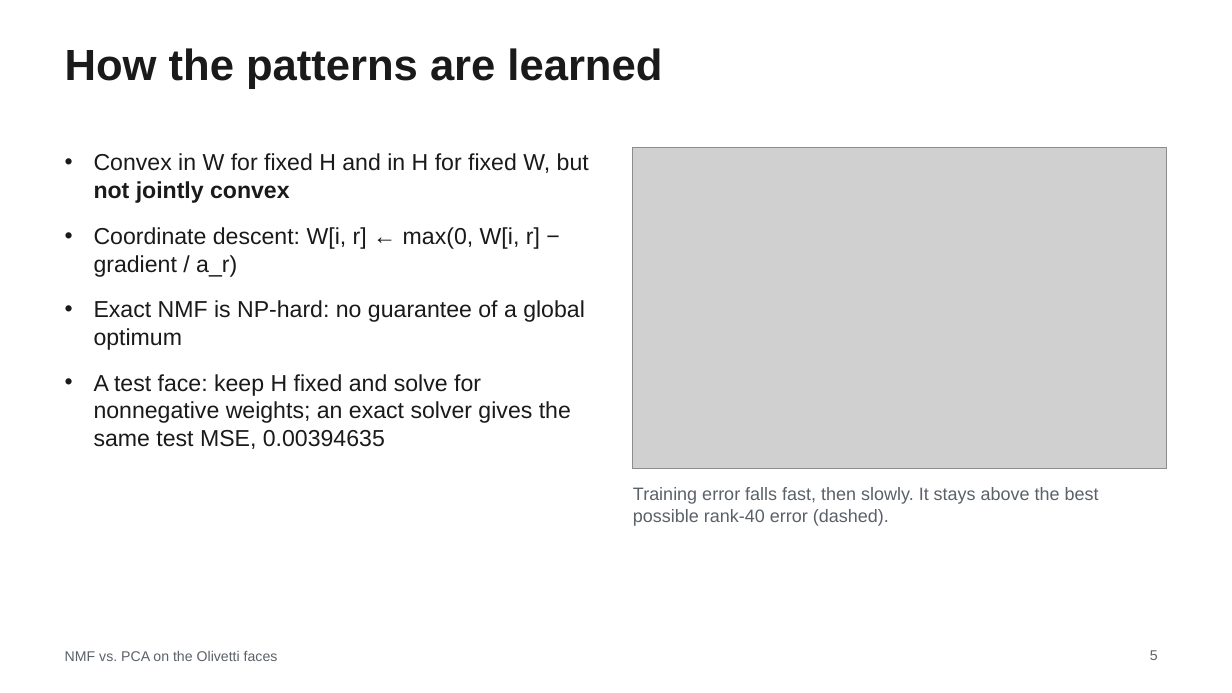
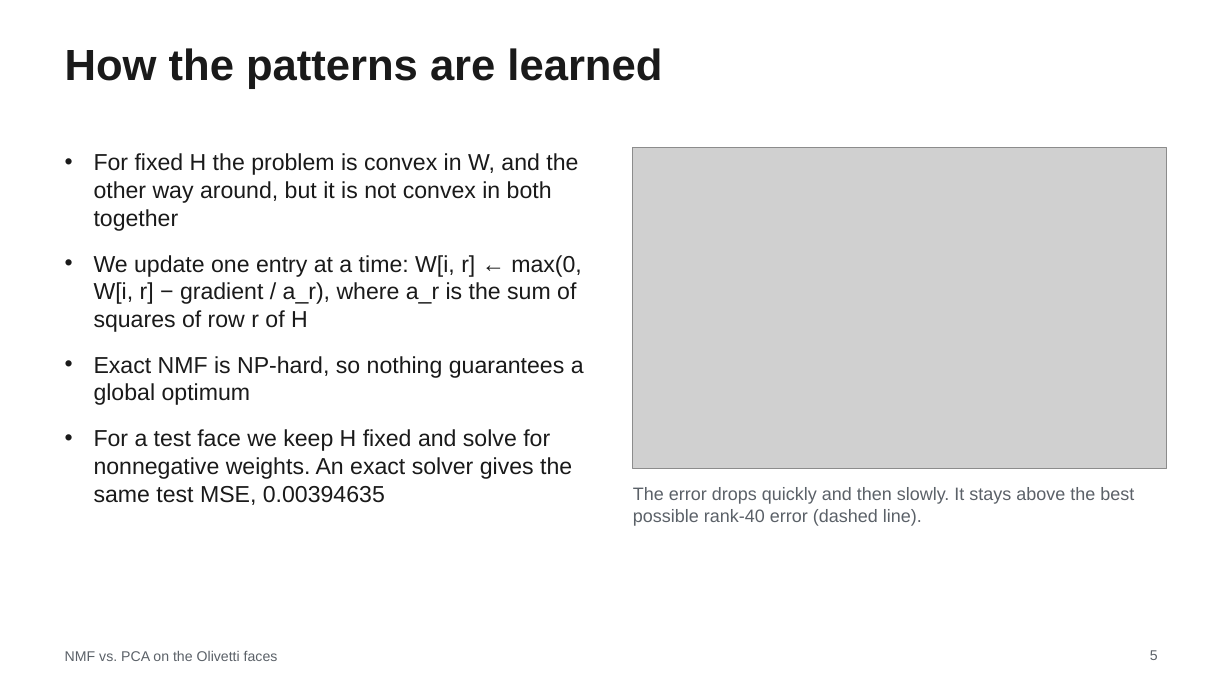
Before and after one commit to MachineWJQ6657/pca-vs-nmf, a slide deck: slide 5 of slides/STOR565_Slides.pptx. Drawn at 1232x693 pixels with LibreOffice and Linux fonts; fonts in the diff are those of the drawing; grey boxes stand for pictures. Boxes give left, top, right and bottom in pixels: in the first picture for what was removed or moved away, otherwise in the second. Text is boxed around its words. In the diff, an @@ line names an element or a change of style, - is before the commit and + after.

```diff
--- a/slides/STOR565_Slides.pptx
+++ b/slides/STOR565_Slides.pptx
@@ text at box(94, 153, 584, 505): text changed @@
-• Convex in W for fixed H and in H for fixed W, but not jointly convex
-• Coordinate descent: W[i, r] ← max(0, W[i, r] − gradient / a_r)
-• Exact NMF is NP-hard: no guarantee of a global optimum
-• A test face: keep H fixed and solve for nonnegative weights; an exact solver gives the same test MSE, 0.00394635
+• For fixed H the problem is convex in W, and the other way around, but it is not convex in both together
+• We update one entry at a time: W[i, r] ← max(0, W[i, r] − gradient / a_r), where a_r is the sum of squares of row r of H
+• Exact NMF is NP-hard, so nothing guarantees a global optimum
+• For a test face we keep H fixed and solve for nonnegative weights. An exact solver gives the same test MSE, 0.00394635
@@ text at box(633, 487, 1134, 526): text changed @@
-Training error falls fast, then slowly. It stays above the best possible rank-40 error (dashed).
+The error drops quickly and then slowly. It stays above the best possible rank-40 error (dashed line).
```
Also in this commit, not shown: 13 other slides changed, 1 other file.
